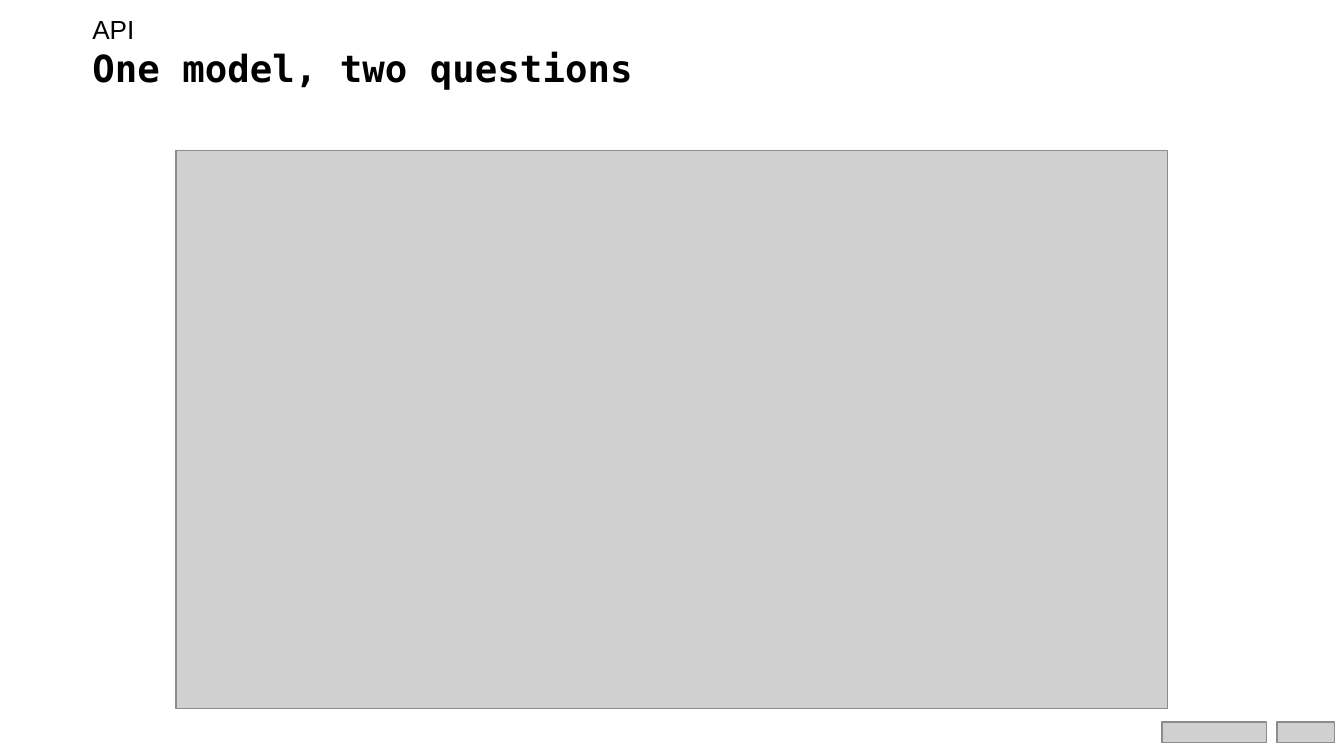
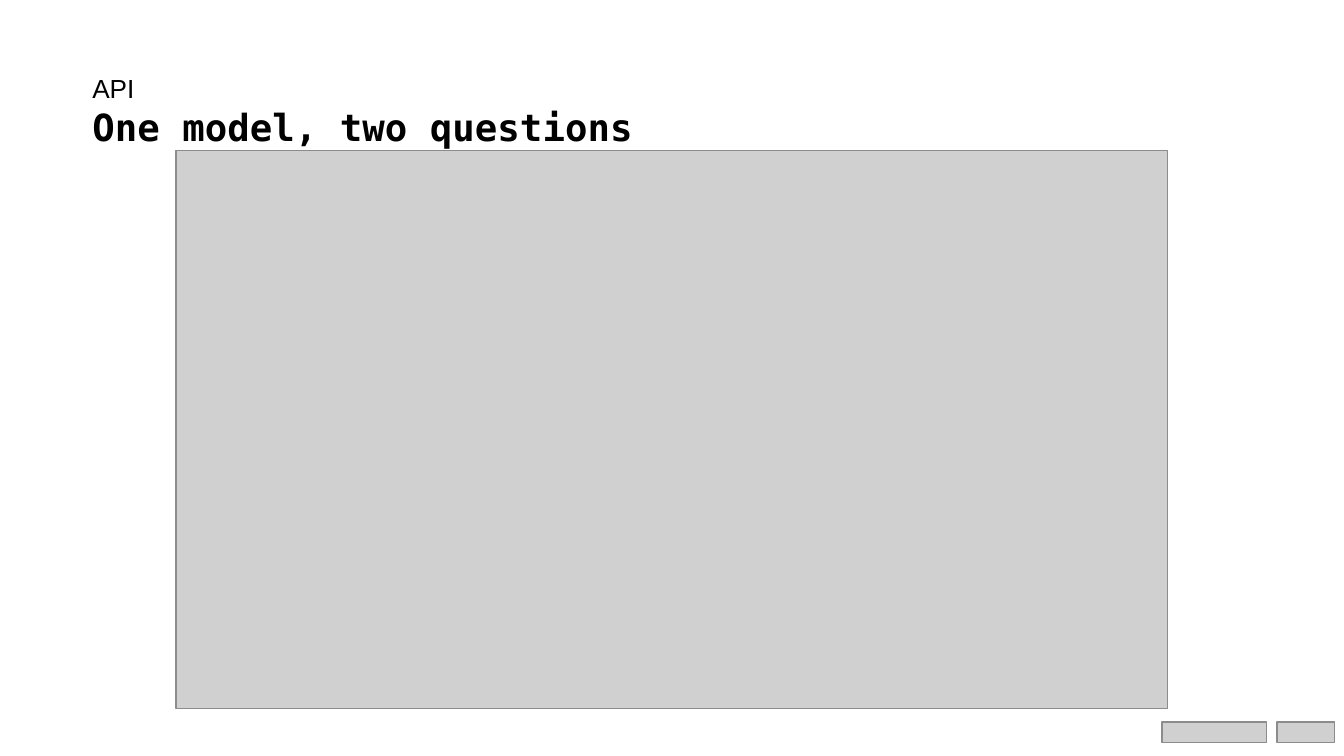
Before and after one commit to Chloe-hr/ai-methods-1-2026, a slide deck: slide 21 of hackathon/docs/slides/02_bring_your_model_online.pptx (slide 19 before the commit). Drawn at 1344x756 pixels with LibreOffice and Linux fonts; fonts in the diff are those of the drawing; grey boxes stand for pictures. Boxes give left, top, right and bottom in pixels: in the first picture for what was removed or moved away, otherwise in the second. Text is boxed around its words. In the diff, an @@ line names an element or a change of style, - is before the commit and + after.

```diff
--- a/hackathon/docs/slides/02_bring_your_model_online.pptx
+++ b/hackathon/docs/slides/02_bring_your_model_online.pptx
@@ text "API" moved from (x1=92, y1=21, x2=633, y2=89) to (x1=92, y1=80, x2=633, y2=149) @@
```
Also in this commit, not shown: 14 other slides changed, 2 slides added.
